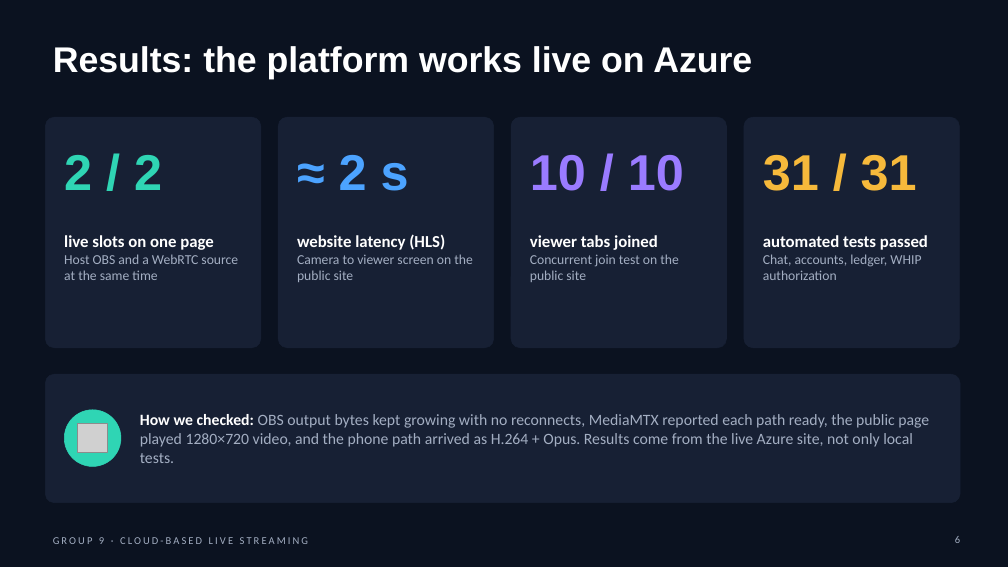
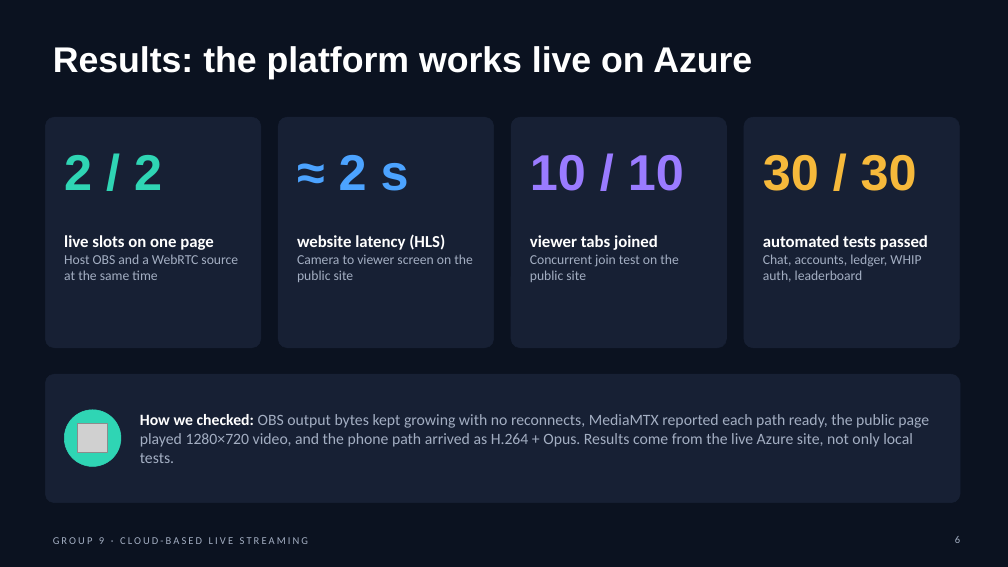
Before and after one commit to yycc0112299/live_streaming, a slide deck: slide 6 of docs/final-report/Group 9.pptx. Drawn at 1008x567 pixels with LibreOffice and Linux fonts; fonts in the diff are those of the drawing; grey boxes stand for pictures. Boxes give left, top, right and bottom in pixels: in the first picture for what was removed or moved away, otherwise in the second. Text is boxed around its words. In the diff, an @@ line names an element or a change of style, - is before the commit and + after.

```diff
--- a/docs/final-report/Group 9.pptx
+++ b/docs/final-report/Group 9.pptx
@@ text at bbox=[763, 155, 917, 191]: text changed @@
-31 / 31
+30 / 30
@@ text at bbox=[763, 254, 921, 282]: text changed @@
-Chat, accounts, ledger, WHIP authorization
+Chat, accounts, ledger, WHIP auth, leaderboard
```
Also in this commit, not shown: 2 other slides changed, 14 other files.
